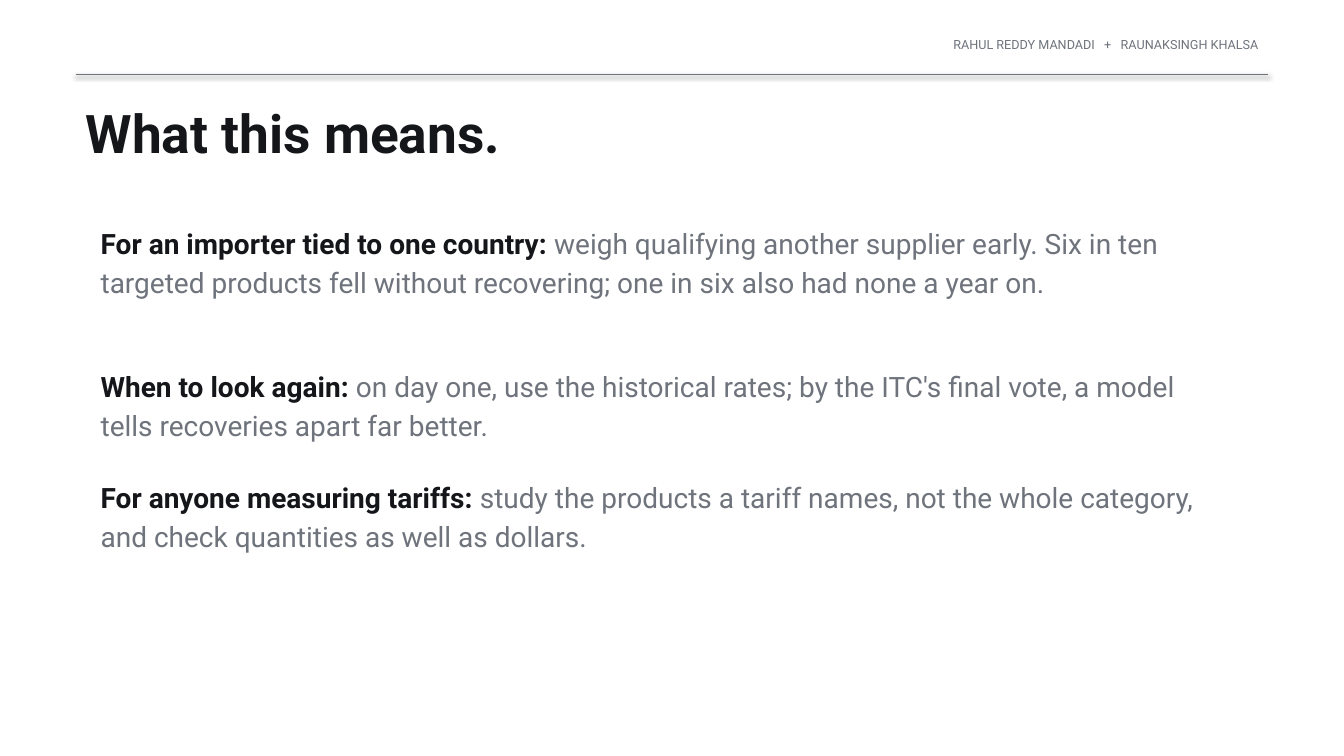
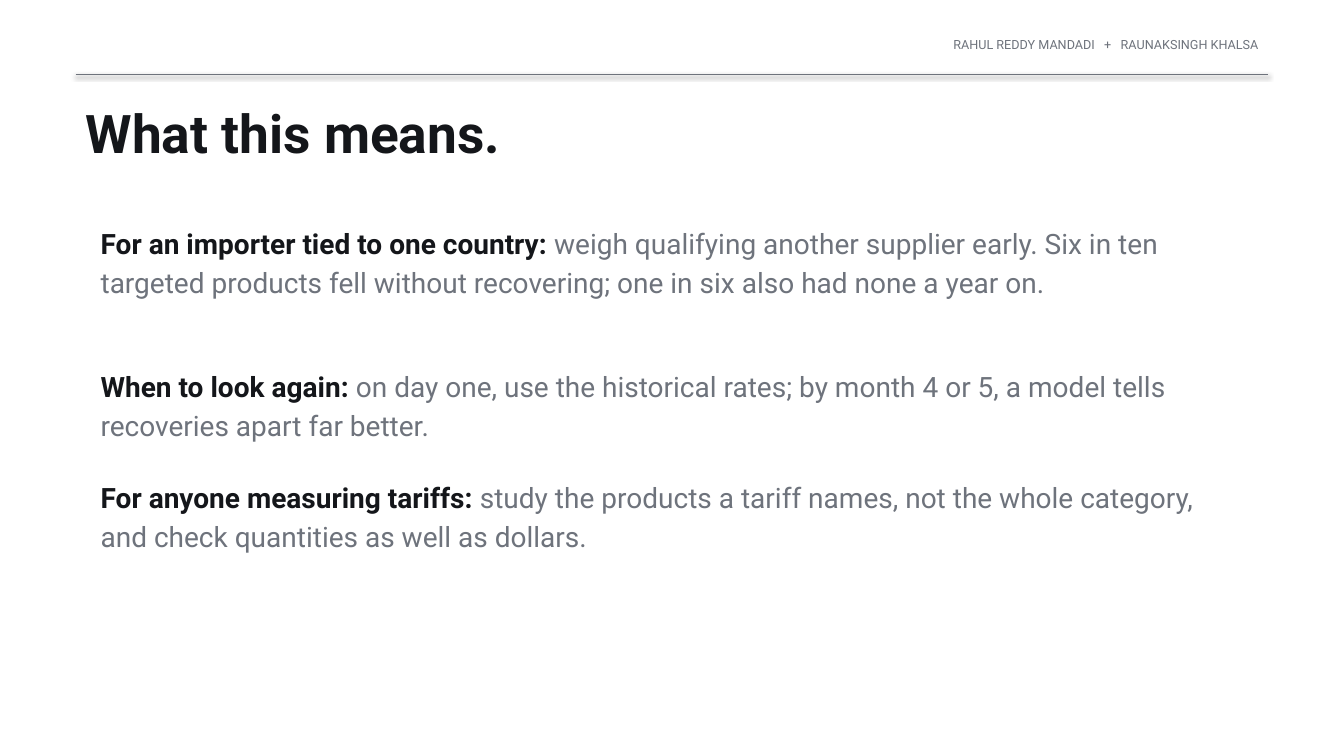
Before and after one commit to rahul-mandadi/tariff-rush, a slide deck: slide 15 of slides/Mandadi_Khalsa_Final_Presentation.pptx (slide 13 before the commit). Drawn at 1344x756 pixels with LibreOffice and Linux fonts; fonts in the diff are those of the drawing. Boxes give left, top, right and bottom in pixels: in the first picture for what was removed or moved away, otherwise in the second. Text is boxed around its words. In the diff, an @@ line names an element or a change of style, - is before the commit and + after.

Commit message:
Monthly forecast, decision value, pooling across tariff laws, and public evidence of the importer decision
prediction_landmark.py re-scores fallen products each month from published data: AUC 0.78 by month 4 and 0.81 by month 5, ahead of the latest share alone in months 4 to 6. decision_value.py: at the ITC vote, acting on the pre-declared logistic forecast beats always or never qualifying and the historical rate for cost ratios 0.25 to 0.90. Pooling Section 301 into training improves later AD/CVD forecasts (+0.005). evidence/USE_EVIDENCE.md: ITC purchaser surveys, company filings and trade press; the 2020 mattress shift reproduced from the panel. Fixes from an independent review: landmark weights, model fixed in advance, pooling cutoff, per-notice rival dates. Report, decks and README updated.

```diff
--- a/slides/Mandadi_Khalsa_Final_Presentation.pptx
+++ b/slides/Mandadi_Khalsa_Final_Presentation.pptx
@@ text at <box>101,376,1165,442</box>: text changed @@
-When to look again: on day one, use the historical rates; by the ITC's final vote, a model tells recoveries apart far better.
+When to look again: on day one, use the historical rates; by month 4 or 5, a model tells recoveries apart far better.
```
Also in this commit, not shown: 3 other slides changed, 3 slides added, 1 slide removed, 44 other files.
